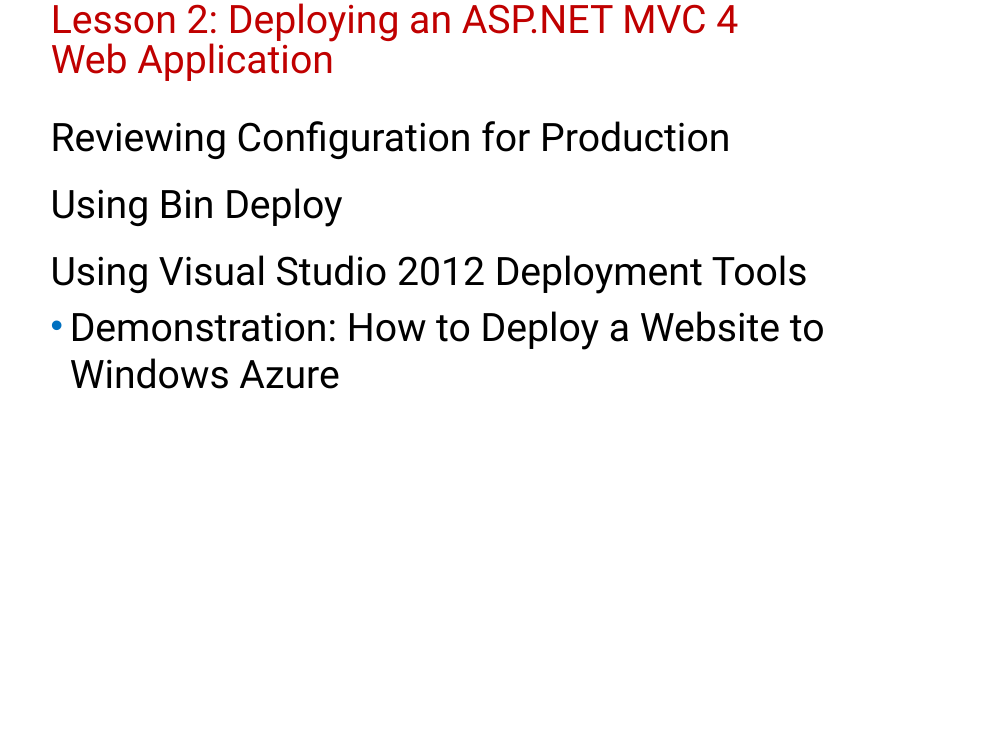
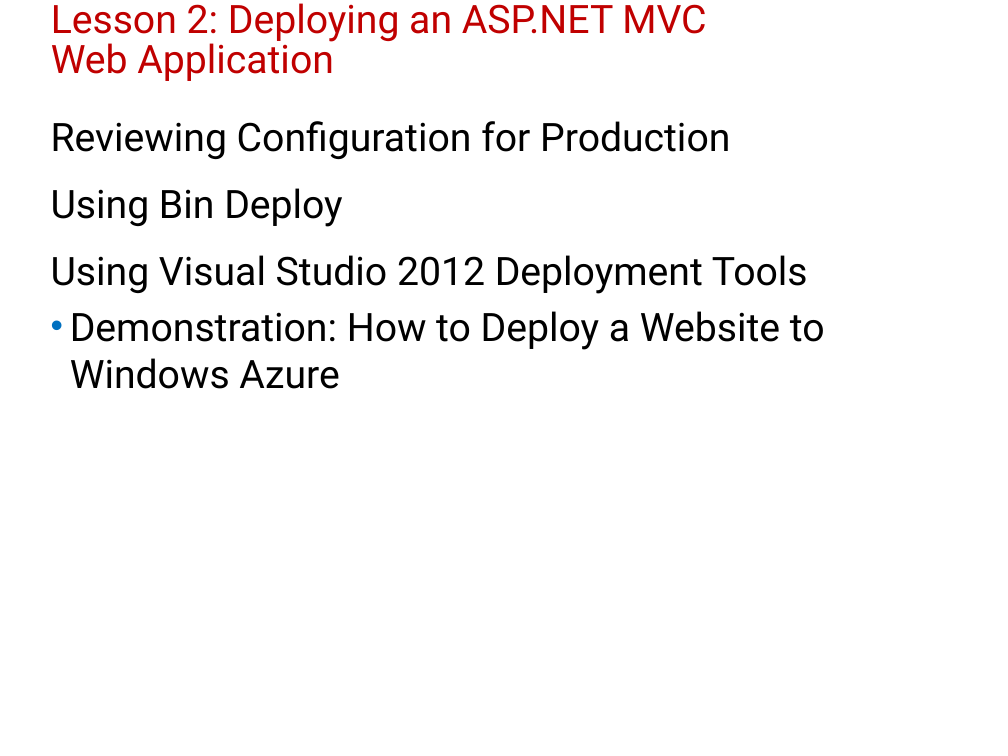
Before and after one commit to lindhardt/04-asp.net-mvc, a slide deck: slide 10 of module 16 - Handling Req. in ASP.NET MVC 4/20486B_16.pptx. Drawn at 1008x756 pixels with LibreOffice and Linux fonts; fonts in the diff are those of the drawing; background and template pictures are left out. Boxes give left, top, right and bottom in pixels: in the first picture for what was removed or moved away, otherwise in the second. Text is boxed around its words. In the diff, an @@ line names an element or a change of style, - is before the commit and + after.

```diff
--- a/module 16 - Handling Req. in ASP.NET MVC 4/20486B_16.pptx
+++ b/module 16 - Handling Req. in ASP.NET MVC 4/20486B_16.pptx
@@ title at <box>51,3,706,81</box>: text changed @@
-Lesson 2: Deploying an ASP.NET MVC 4 Web Application
+Lesson 2: Deploying an ASP.NET MVC Web Application
```
Also in this commit, not shown: 5 other slides changed.
